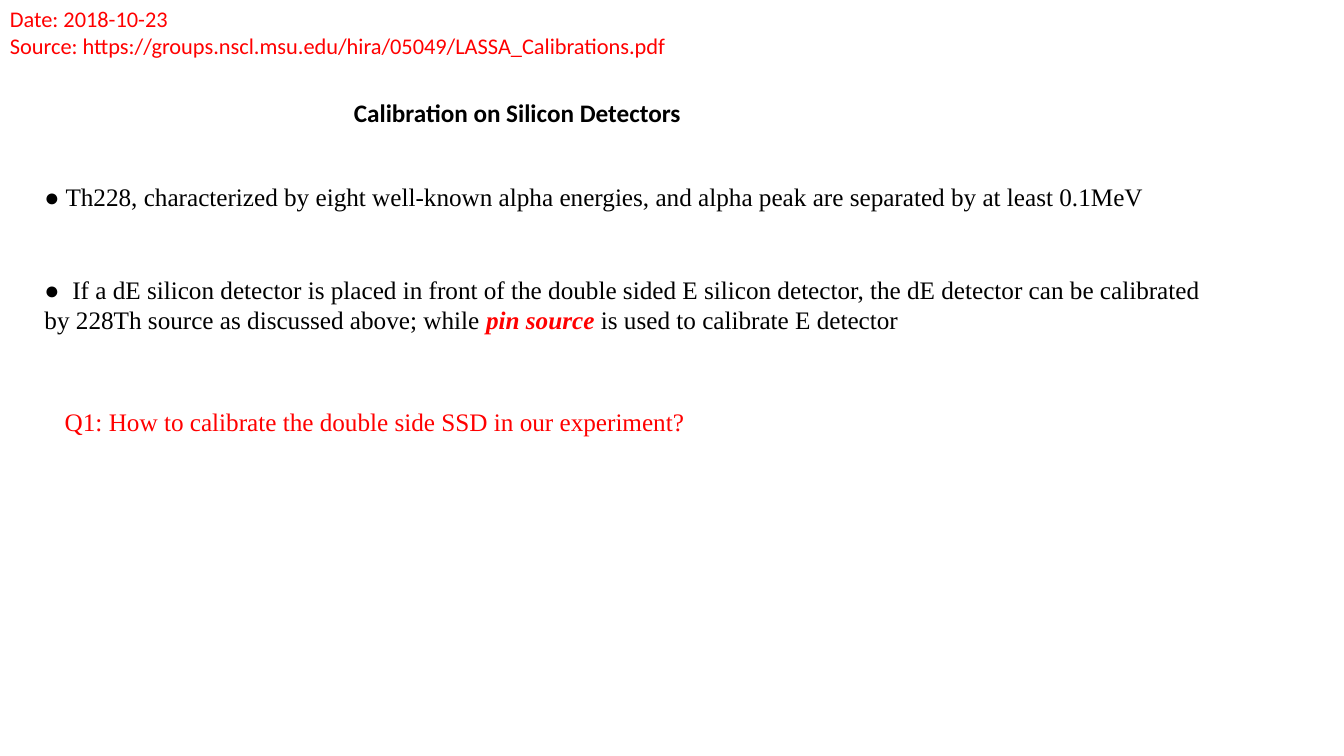
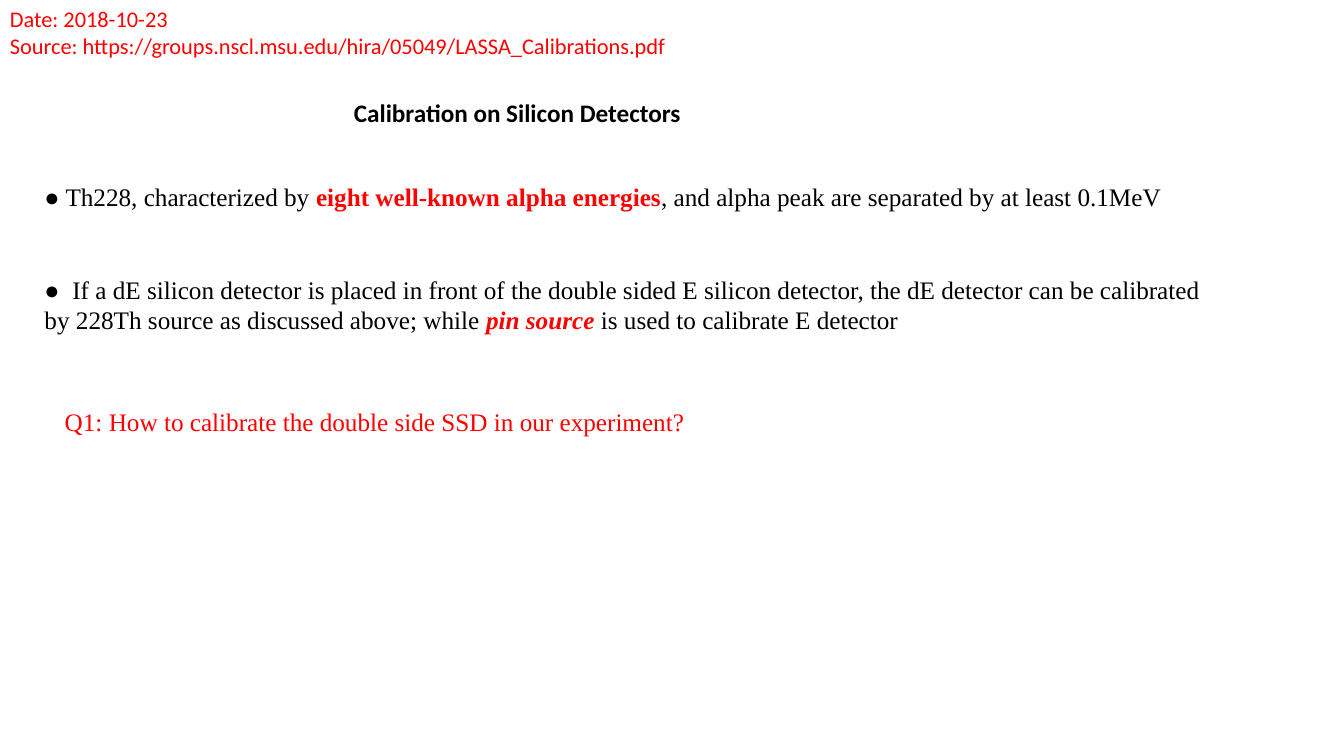
Before and after one commit to gfh16/StudyNotes, a slide deck: slide 1 of 03DE-E-Detector.pptx. Drawn at 1344x756 pixels with LibreOffice and Linux fonts; fonts in the diff are those of the drawing. Boxes give left, top, right and bottom in pixels: in the first picture for what was removed or moved away, otherwise in the second. Text is boxed around its words. In the diff, an @@ line names an element or a change of style, - is before the commit and + after.

```diff
--- a/03DE-E-Detector.pptx
+++ b/03DE-E-Detector.pptx
@@ text "● Th228, characterized by eight ..." at [66, 188, 1161, 212]: text colour #000000 to #FF0000, bold on in "eight well-known alpha energies," @@
```
Also in this commit, not shown: 1 other slide changed, 5 slides added, 1 other file.
